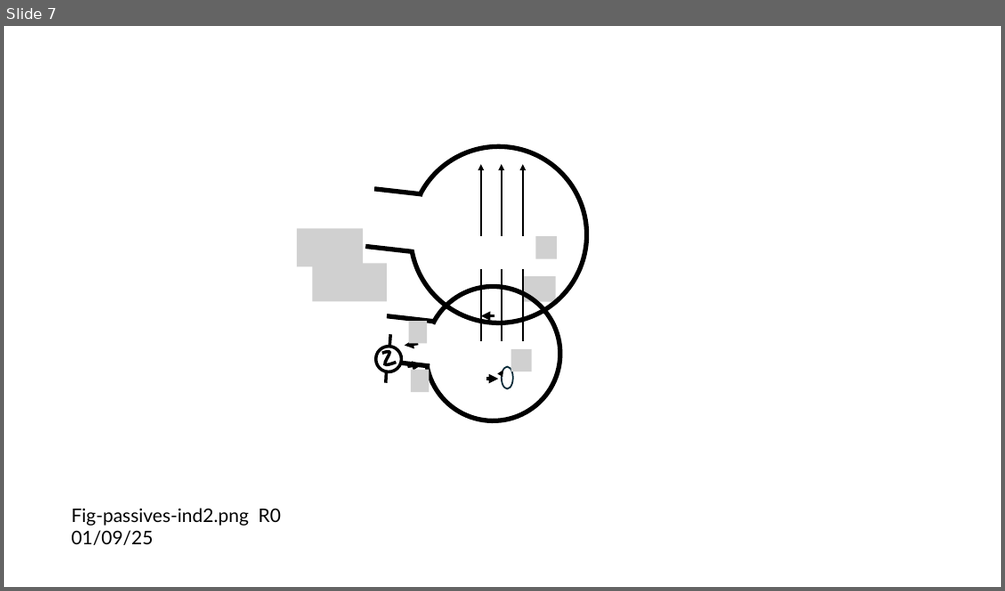
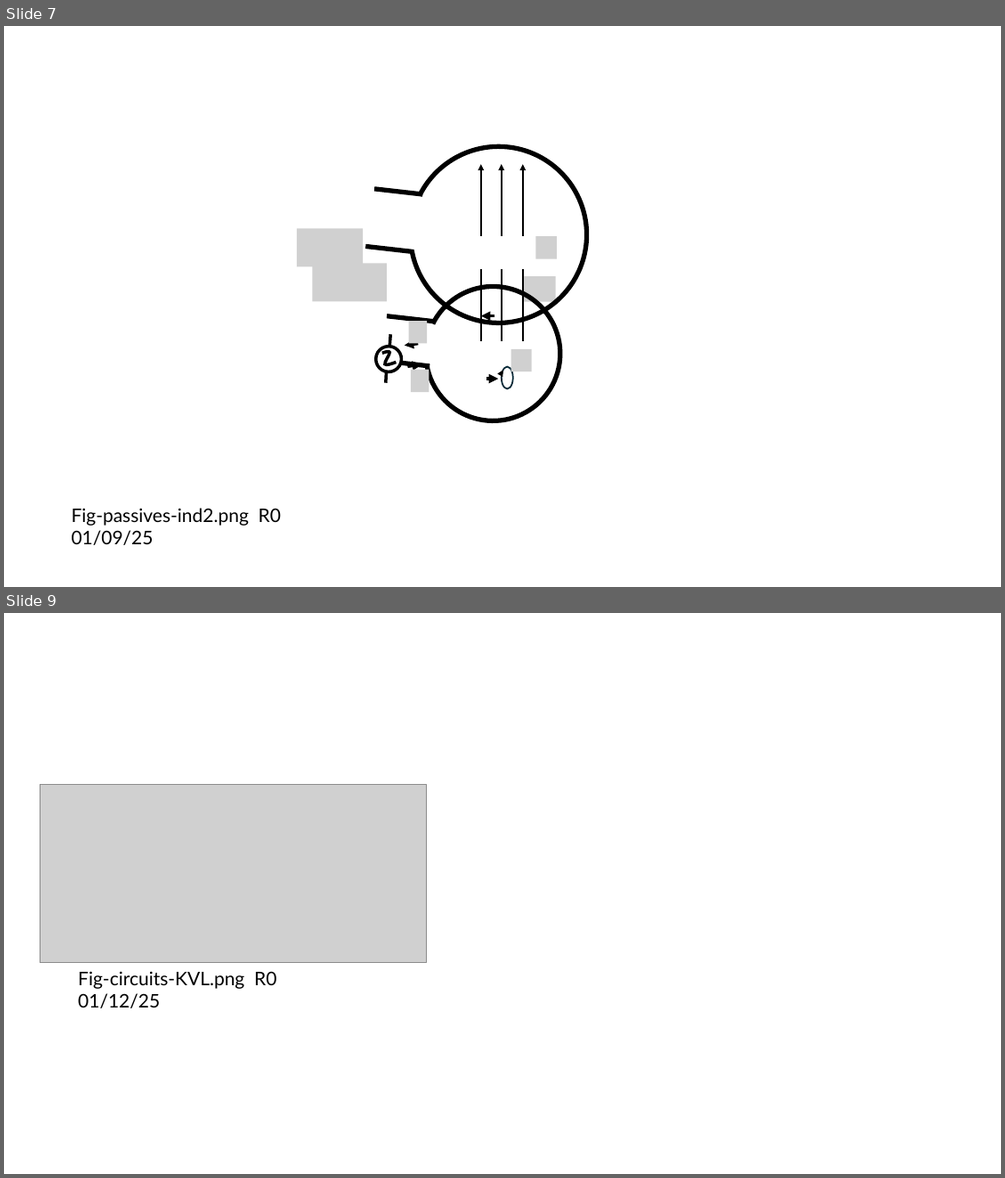
Before and after one commit to mixignal-press/ebook-ice1, a slide deck: figures/fig.pptx. Shown one above the other, each under a label of ours: slide 7 before the commit, slides 7 and 9 after it; the slides between them are not shown. The pictures are 1005x591 and 1005x1178 pixels, drawn with LibreOffice and Linux fonts; fonts in the diff are those of the drawing; grey boxes stand for pictures. Boxes give left, top, right and bottom in pixels: in the first picture for what was removed or moved away, otherwise in the second. Text is boxed around its words. In the diff, an @@ line names an element or a change of style, - is before the commit and + after.

```diff
--- a/figures/fig.pptx
+++ b/figures/fig.pptx
@@ slide 9 added at (x1=4, y1=613, x2=1001, y2=1174), background #FFFFFF @@
@@ picture added at (x1=40, y1=784, x2=427, y2=963) @@
@@ text added at (x1=78, y1=971, x2=276, y2=1008), 18 pt, text #000000 @@
+Fig-circuits-KVL.png R0 01/12/25
```
Also in this commit, not shown: 2 other slides added, 2 other files.
